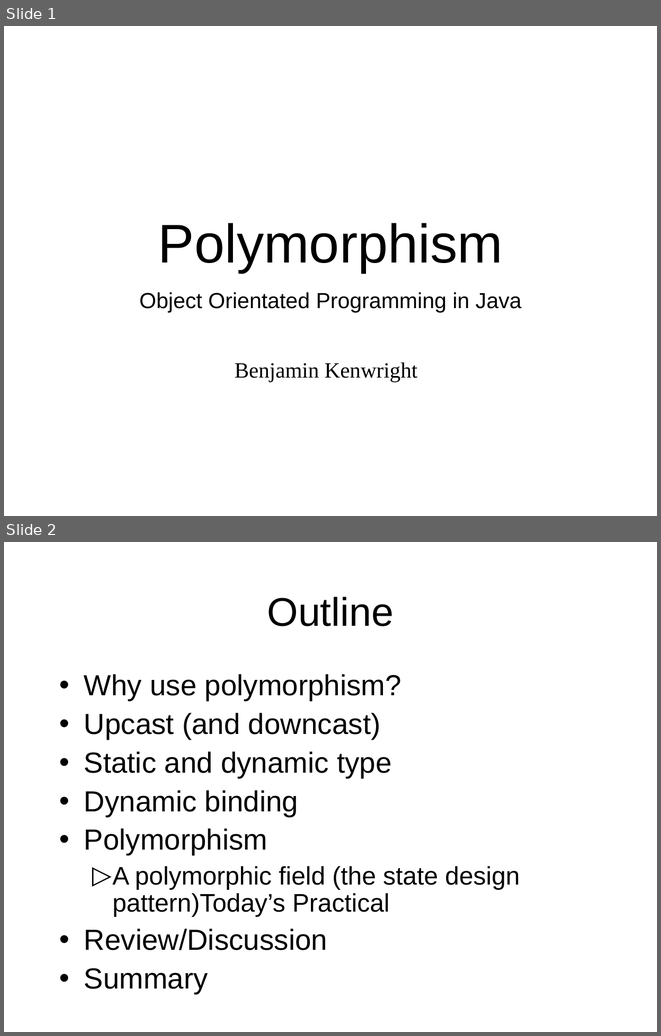
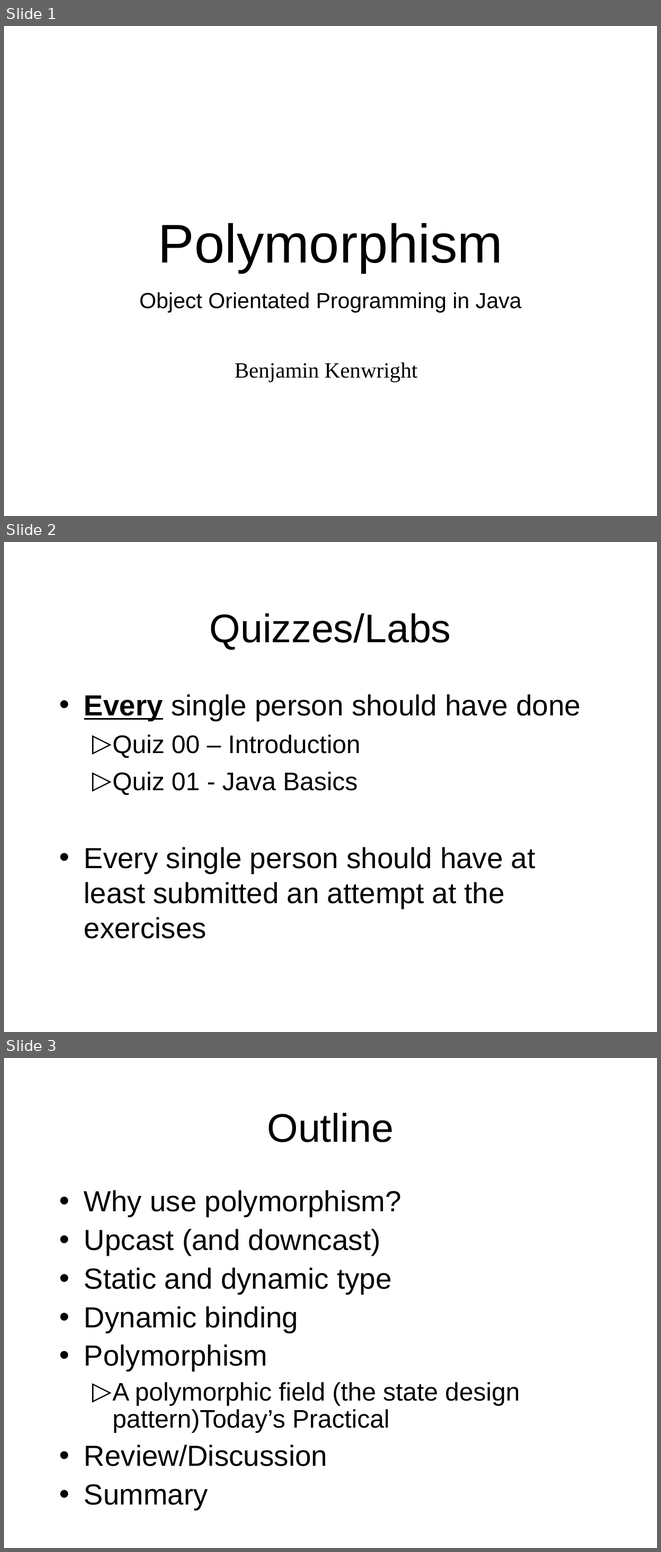
Before and after one commit to octaviordz/zjnu2017.github.io, a slide deck: OOP/lectures/050--Polymorphism.ppt. Shown one above the other, each under a label of ours: slides 1 and 2 before the commit, slides 1, 2 and 3 after it. The pictures are 661x1036 and 661x1552 pixels, drawn with LibreOffice and Linux fonts; fonts in the diff are those of the drawing. Boxes give left, top, right and bottom in pixels: in the first picture for what was removed or moved away, otherwise in the second. Text is boxed around its words. In the diff, an @@ line names an element or a change of style, - is before the commit and + after.

```diff
--- a/OOP/lectures/050--Polymorphism.ppt
+++ b/OOP/lectures/050--Polymorphism.ppt
@@ slide 2 added at box(4, 542, 657, 1032), background #FFFFFF @@
@@ title added at box(210, 613, 451, 650), 44 pt, text #000000 @@
+Quizzes/Labs
@@ text added at box(84, 694, 581, 938), 32 pt, text #000000 @@
+• Every single person should have done
+  ▷ Quiz 00 – Introduction
+  ▷ Quiz 01 - Java Basics
+• Every single person should have at least submitted an attempt at the exercises
@@ what was slide 2 is now slide 3 @@
```
